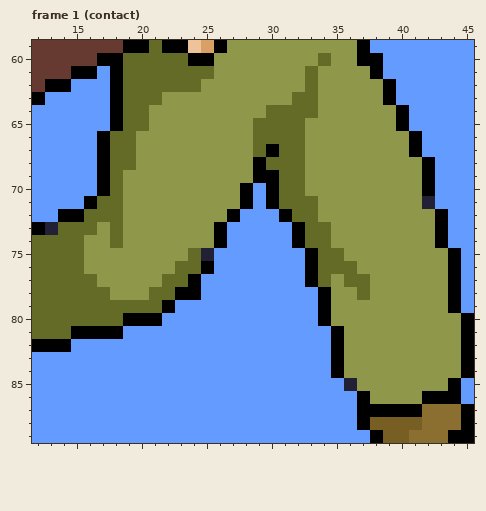
Pixel-art file: art_source/tommies/tommy-walk-right.aseprite. The picture above was drawn from the file before the commit.
64x100 pixels, 6 frames. Shown: frame 1 (contact): x 12..45, y 59..89.
And afterwards:
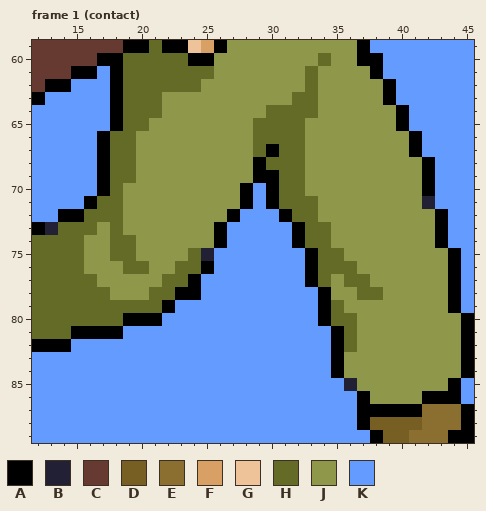
Palette (. is transparent): A #000000  B #222034  C #663931  D #775e23  E #8a6f30  F #d9a066  G #eec39a  H #646b26  J #8f974a  K #639bff
Diff:
{"where": "frame 1 (contact), layer \"body-legs\""}
{"frame":1,"y":64,"x":21,"old":"J","new":"H"}
{"frame":1,"y":69,"x":19,"old":"J","new":"H"}
{"frame":1,"y":74,"x":19,"old":"J","new":"H"}
{"frame":1,"y":75,"x":18,"old":"JJ","new":"HH"}
{"frame":1,"y":76,"x":19,"old":"JJ","new":"HH"}
{"frame":1,"y":78,"x":38,"old":"J","new":"H"}
{"frame":1,"y":79,"x":35,"old":"J","new":"H"}
{"frame":1,"y":80,"x":35,"old":"JJ","new":"HH"}
{"frame":1,"y":81,"x":36,"old":"J","new":"H"}
{"frame":1,"y":82,"x":36,"old":"J","new":"H"}
